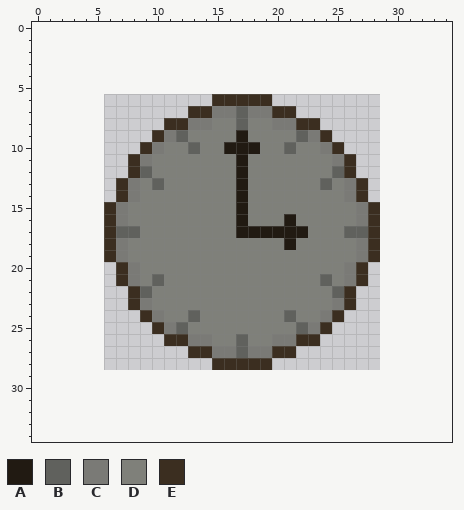
Edited in one commit: pixel-art file (Art Assets/Sprites/Hallway Decorations/Wall Clock.aseprite). This is how it looked before the edit.
23x23 pixels, 1 frame. Colours within 5 levels of each other are drawn and written as one. The old version is drawn lined up with the new one, on the new canvas.
Visible layers, top first: "Hour Hand", "Minute Hand", "Layer 2".
Palette (. is transparent): A #211a12  B #60615d  C #7a7a76  D #7f807a  E #3b2e20
Pixels before, first column x 6:
 6 .........EEEEE.........
 7 .......EECCBCCEE.......
 8 .....EECCDDBDDCCEE.....
 9 ....ECBDDDDADDDDBCE....
10 ...ECDDBDDAAADDBDDCE...
11 ..ECDDDDDDDADDDDDDDCE..
12 ..EBDDDDDDDADDDDDDDBE..
13 .ECDBDDDDDDADDDDDDBDCE.
14 .ECDDDDDDDDADDDDDDDDCE.
15 ECDDDDDDDDDADDDDDDDDDCE
16 ECDDDDDDDDDADDDADDDDDCE
17 EBBDDDDDDDDAAAAAADDDBBE
18 ECDDDDDDDDDDDDDADDDDDCE
19 ECDDDDDDDDDDDDDDDDDDDCE
20 .ECDDDDDDDDDDDDDDDDDCE.
21 .ECDBDDDDDDDDDDDDDBDCE.
22 ..EBDDDDDDDDDDDDDDDBE..
23 ..ECDDDDDDDDDDDDDDDCE..
24 ...ECDDBDDDDDDDBDDCE...
25 ....ECBDDDDDDDDDBCE....
26 .....EECCDDBDDCCEE.....
27 .......EECCBCCEE.......
28 .........EEEEE.........
Once edited:
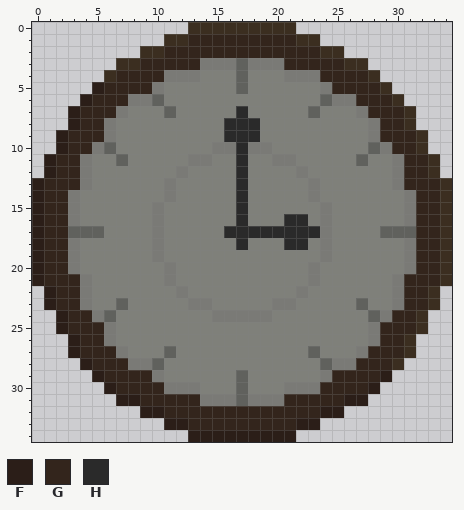
Colours new in this view: F #2b1e18  G #33251c  H #2a2a2a
From old to new:
canvas 23x23 -> 35x35, the old top-left corner now at 6,6
y 0: x 13..21 ......... -> EEEEEEEEE
y 1: x 11..23 ............. -> EEGGGGGGGGGEE
y 2: x 9..25 ................. -> EEGGGGGGGGGGGGGEE
y 3: x 7..27 ..................... -> EEGGGGGCCCBCCCGGGGGEE
y 4: x 6..28 ....................... -> EGGGGCCCDDDBDDDCCCGGGGE
y 5: x 5..29 ......................... -> FGGGGCDDDDDDBDDDDDDCGGGGE
y 6: x 4..30 ...........EEEEE........... -> FGGGCCBDDDDDDDDDDDDDBCCGGGE
y 7: x 3..31 ..........EECCBCCEE.......... -> FGGGCDDDBDDDDDHDDDDDBDDDCGGGE
y 8: x 3..14 ........EECC -> FGGCDDDDDDDD; x 16..18 DBD -> HHH; x 20..31 CCEE........ -> DDDDDDDDCGGE
y 9: x 2..12 ........ECB -> FGGGCDDDDDD; x 16..18 DAD -> HHH; x 22..32 BCE........ -> DDDDDDCGGGE
y 10: x 2..10 .......EC -> FGGCBDDDD; x 13 B -> D; x 15..19 DAAAD -> CCHCC; x 21 B -> D; x 24..32 CE....... -> DDDDBCGGE
y 11: x 1..9 .......EC -> FGGCDDBDD; x 13..14 DD -> CC; x 17 A -> H; x 20..21 DD -> CC; x 25..33 CE....... -> DDBDDCGGE
y 12: x 1..9 .......EB -> FGGCDDDDD; x 12 D -> C; x 17 A -> H; x 22 D -> C; x 25..33 BE....... -> DDDDDCGGE
y 13: x 0..8 .......EC -> FGGGCDDDD; x 10..11 BD -> DC; x 17 A -> H; x 23..24 DB -> CD; x 26..34 CE....... -> DDDDCGGGE
y 14: x 0..8 .......EC -> FGGCDDDDD; x 11 D -> C; x 17 A -> H; x 23 D -> C; x 26..34 CE....... -> DDDDDCGGE
y 15: x 0..7 ......EC -> FGGCDDDD; x 10 D -> C; x 17 A -> H; x 24 D -> C; x 27..34 CE...... -> DDDDCGGE
y 16: x 0..7 ......EC -> FGGCDDDD; x 10 D -> C; x 17 A -> H; x 21..22 AD -> HH; x 24 D -> C; x 27..34 CE...... -> DDDDCGGE
y 17: x 0..8 ......EBB -> FGGBBBDDD; x 10 D -> C; x 16..24 DAAAAAADD -> HHHHHHHHC; x 26..34 BBE...... -> DDDBBBGGE
y 18: x 0..7 ......EC -> FGGCDDDD; x 10 D -> C; x 17 D -> H; x 21..22 AD -> HH; x 24 D -> C; x 27..34 CE...... -> DDDDCGGE
y 19: x 0..7 ......EC -> FGGCDDDD; x 10 D -> C; x 24 D -> C; x 27..34 CE...... -> DDDDCGGE
y 20: x 0..8 .......EC -> FGGCDDDDD; x 11 D -> C; x 23 D -> C; x 26..34 CE....... -> DDDDDCGGE
y 21: x 0..8 .......EC -> FGGGCDDDD; x 10..11 BD -> DC; x 23..24 DB -> CD; x 26..34 CE....... -> DDDDCGGGE
y 22: x 1..9 .......EB -> FGGCDDDDD; x 12 D -> C; x 22 D -> C; x 25..33 BE....... -> DDDDDCGGE
y 23: x 1..9 .......EC -> FGGCDDBDD; x 13..14 DD -> CC; x 20..21 DD -> CC; x 25..33 CE....... -> DDBDDCGGE
y 24: x 2..10 .......EC -> FGGCBDDDD; x 13 B -> D; x 15..19 DDDDD -> CCCCC; x 21 B -> D; x 24..32 CE....... -> DDDDBCGGE
y 25: x 2..12 ........ECB -> FGGGCDDDDDD; x 22..32 BCE........ -> DDDDDDCGGGE
y 26: x 3..14 ........EECC -> FGGCDDDDDDDD; x 17 B -> D; x 20..31 CCEE........ -> DDDDDDDDCGGE
y 27: x 3..31 ..........EECCBCCEE.......... -> FGGGCDDDBDDDDDDDDDDDBDDDCGGGE
y 28: x 4..30 ...........EEEEE........... -> FGGGCCBDDDDDDDDDDDDDBCCGGGE
y 29: x 5..29 ......................... -> FGGGGCDDDDDDBDDDDDDCGGGGF
y 30: x 6..28 ....................... -> FGGGGCCCDDDBDDDCCCGGGGF
y 31: x 7..27 ..................... -> FFGGGGGCCCBCCCGGGGGFF
y 32: x 9..25 ................. -> FFGGGGGGGGGGGGGFF
y 33: x 11..23 ............. -> FFGGGGGGGGGFF
y 34: x 13..21 ......... -> FFFFFFFFF
Pixel boxes of the changes (left, top, right, bottom) in both pictures:
changed: (32, 22, 452, 442)
